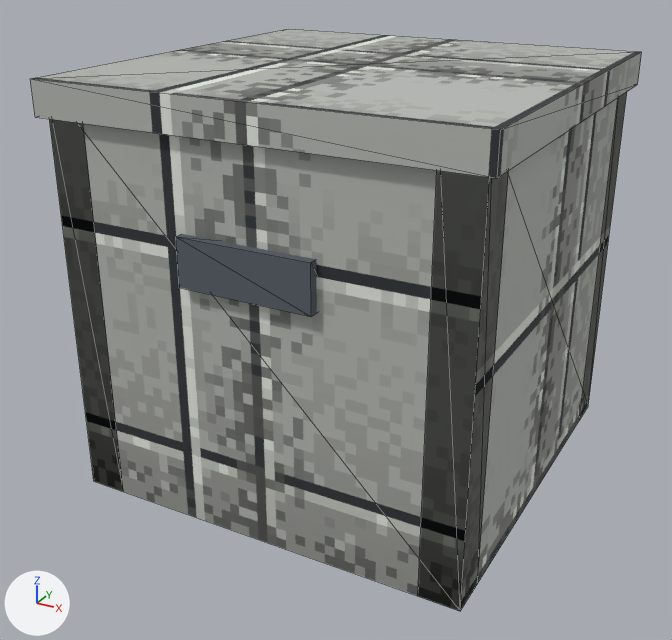
Two versions of the glTF model assets/models/batch043/physics/phys_generic.glb, one commit apart.
The view is the same before and after, from a 50 mm lens placed at (0.628, -1.22, 0.826), pointed at (-0.018, -0.047, 0.239). The axes (+X, +Y, +Z) are drawn at lower left. The lights are the same throughout. The first picture is the older version. Mesh edges are drawn as thin lines.

Names of what the first picture shows: 'grip_hand_0', 'phys_generic'.
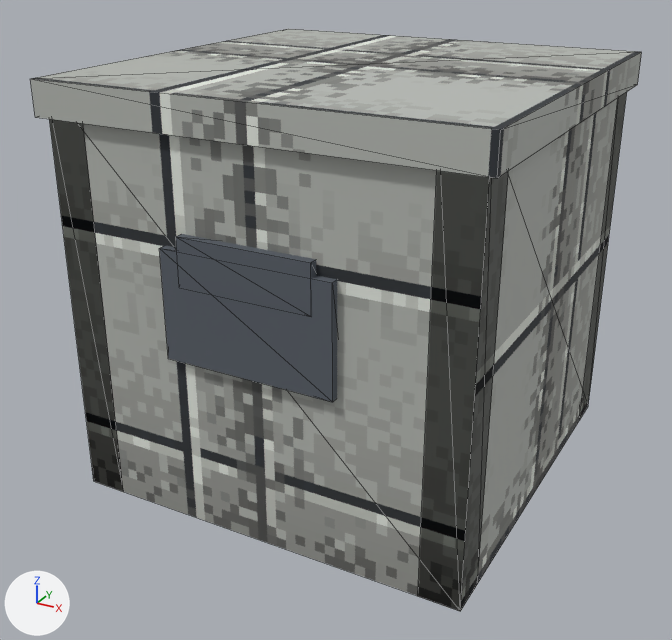
What differs and where, as boxes [x1, y1, x2, y2] in the pictures (672 x 640 px):
'lightened_panel_0', added: after [159, 245, 337, 402]

Edits to the bpy script that builds the scene:
```text
Add me_lightened_panel_0:
    me_lightened_panel_0.from_pydata(...)  # a box spanning x -0.129..0.129, y -0.322..-0.292, z 0.264..0.424
    me_lightened_panel_0.materials.append(mat_phys_generic_grip)  # dark grey #585f67
Add ob_lightened_panel_0:
    ob_lightened_panel_0 = bpy.data.objects.new('lightened_panel_0', me_lightened_panel_0)
    ob_lightened_panel_0.location = (0.0, 0.0, 0.0)
```
